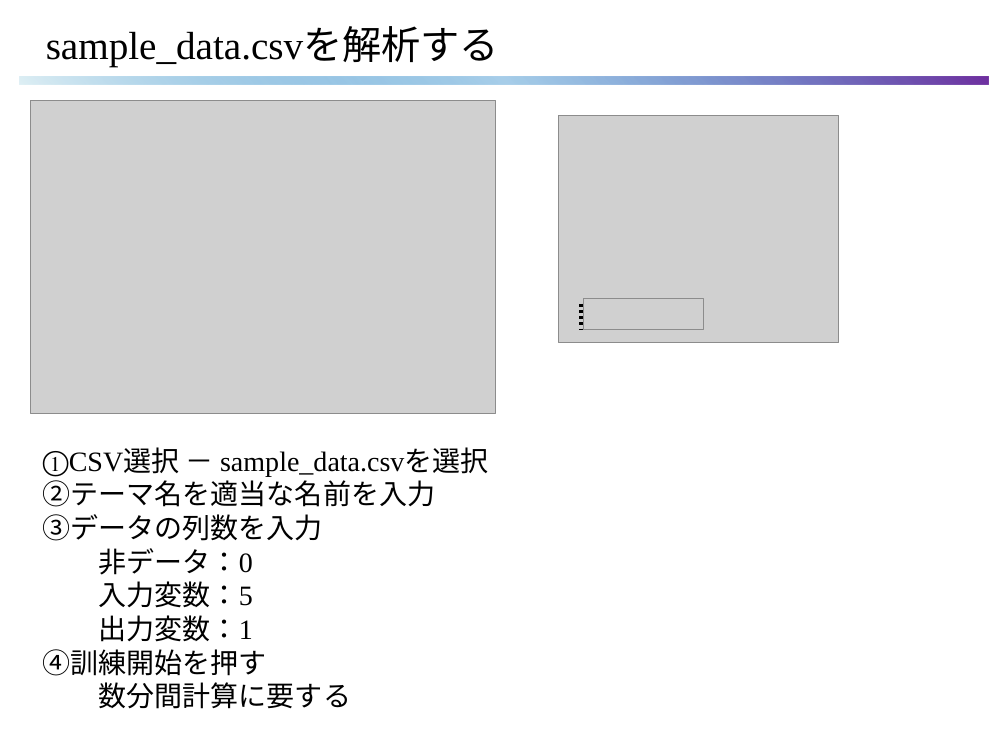
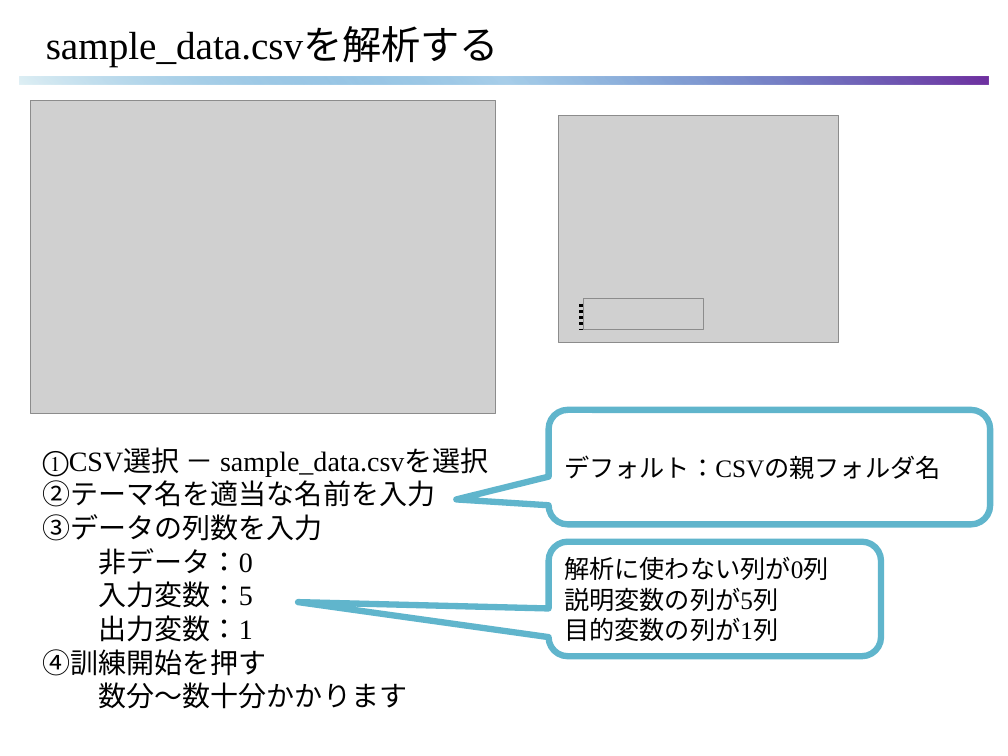
Before and after one commit to hori1537/CAB-Analyze-Bigdata, a slide deck: slide 7 of references/CAB.pptx. Drawn at 1008x756 pixels with LibreOffice and Linux fonts; fonts in the diff are those of the drawing; grey boxes stand for pictures. Boxes give left, top, right and bottom in pixels: in the first picture for what was removed or moved away, otherwise in the second. Text is boxed around its words. In the diff, an @@ line names an element or a change of style, - is before the commit and + after.

```diff
--- a/references/CAB.pptx
+++ b/references/CAB.pptx
@@ rounded speech box added at (548, 410, 990, 525), fill #FFFFFF, outline #60B5CC 4.5 pt, 18 pt, text #000000 @@
+デフォルト：CSVの親フォルダ名
@@ rounded speech box added at (548, 541, 881, 656), fill #FFFFFF, outline #60B5CC 4.5 pt, 18 pt, text #000000 @@
+解析に使わない列が0列
+説明変数の列が5列
+目的変数の列が1列
@@ text at (99, 682, 407, 709): text changed @@
-数分間計算に要する
+数分～数十分かかります
```
Also in this commit, not shown: 6 other slides changed, 2 slides added.
